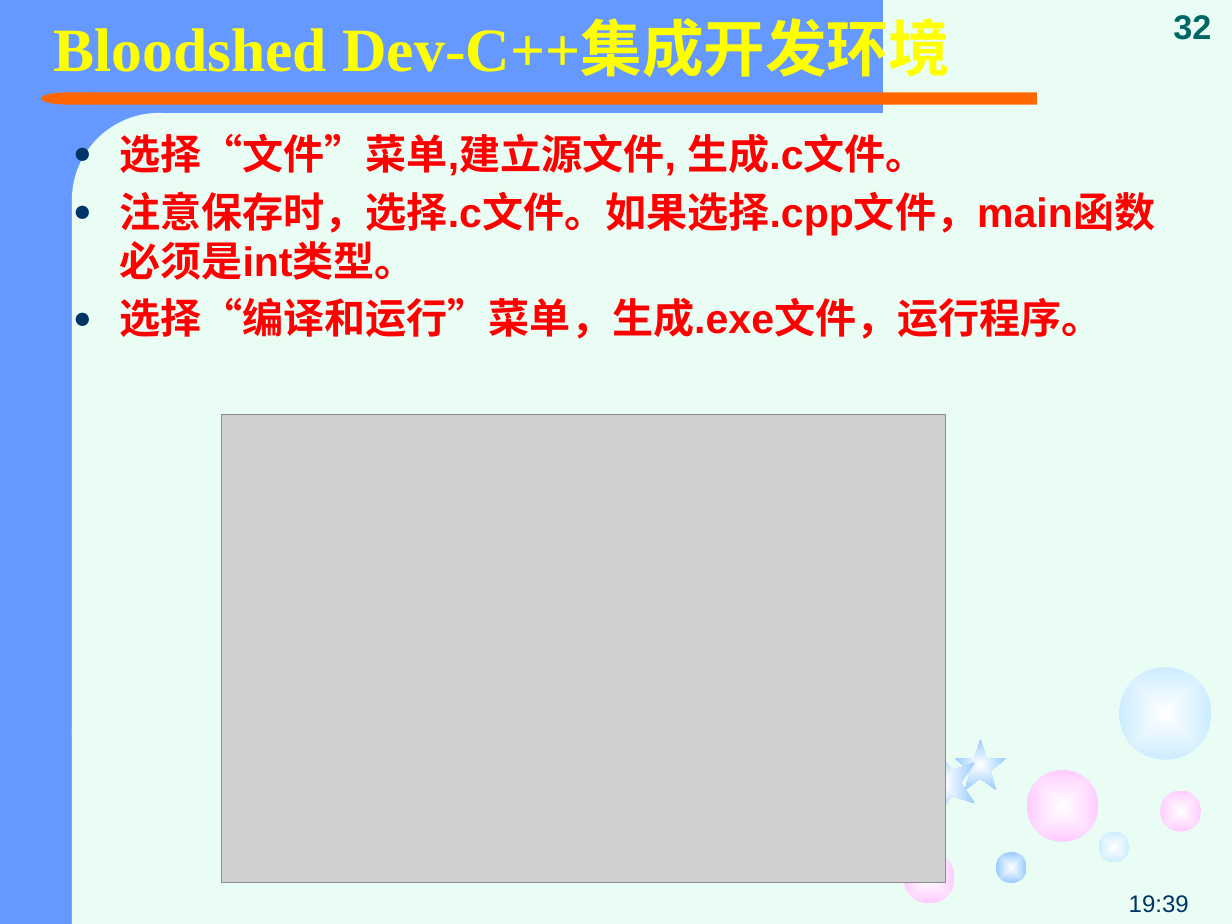
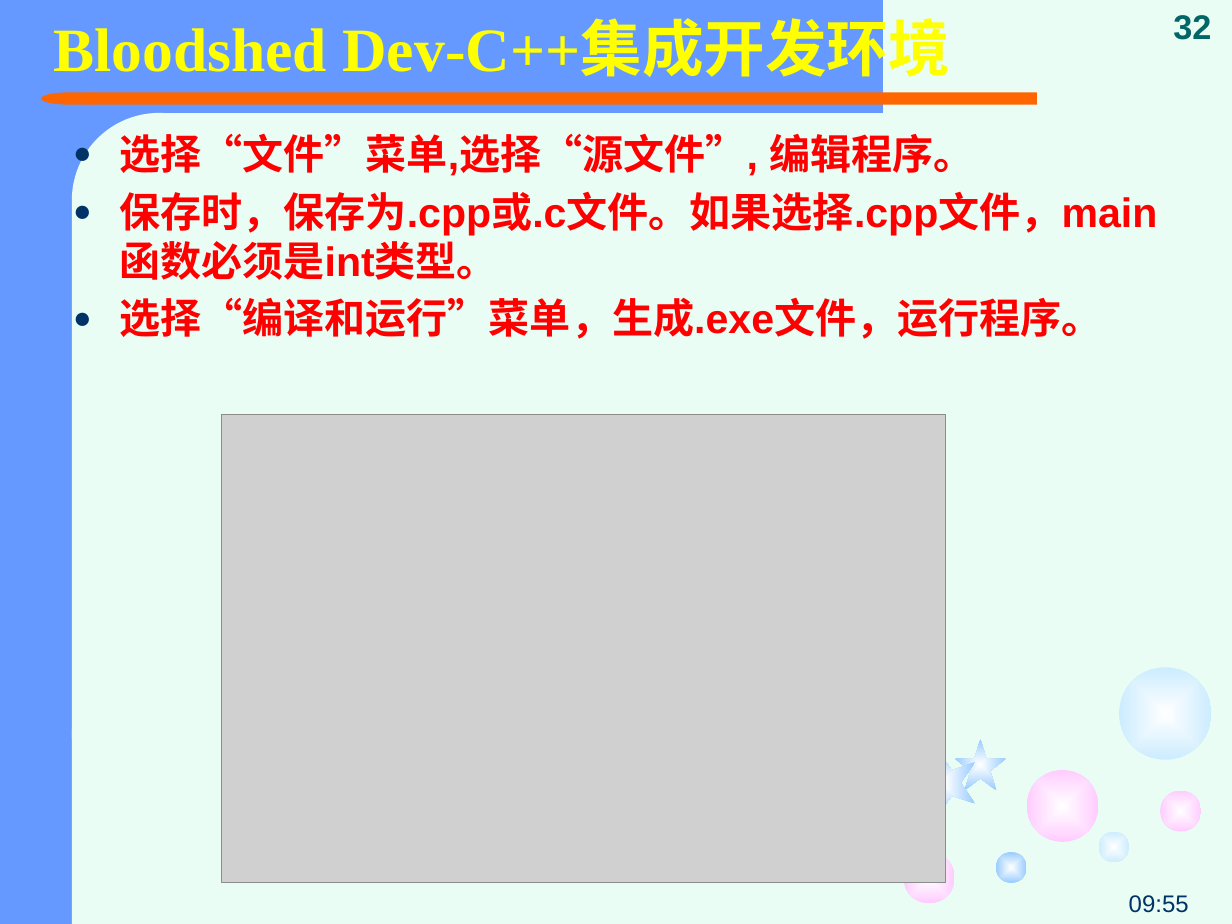
Before and after one commit to jtrfid/C-Repositories, a slide deck: slide 32 of 2016/C语言/课件/第1章 C语言基础.pptx. Drawn at 1232x924 pixels with LibreOffice and Linux fonts; fonts in the diff are those of the drawing; grey boxes stand for pictures. Boxes give left, top, right and bottom in pixels: in the first picture for what was removed or moved away, otherwise in the second. Text is boxed around its words. In the diff, an @@ line names an element or a change of style, - is before the commit and + after.

```diff
--- a/2016/C语言/课件/第1章 C语言基础.pptx
+++ b/2016/C语言/课件/第1章 C语言基础.pptx
@@ text at (119,134,1157,280): text changed @@
-● 选择“文件”菜单,建立源文件, 生成.c文件。
-● 注意保存时，选择.c文件。如果选择.cpp文件，main函数必须是int类型。
+● 选择“文件”菜单,选择“源文件”, 编辑程序。
+● 保存时，保存为.cpp或.c文件。如果选择.cpp文件，main函数必须是int类型。
@@ text at (1129,895,1189,913): text changed @@
-19:39
+09:55
```
Also in this commit, not shown: 42 other slides changed, 1 other file.
